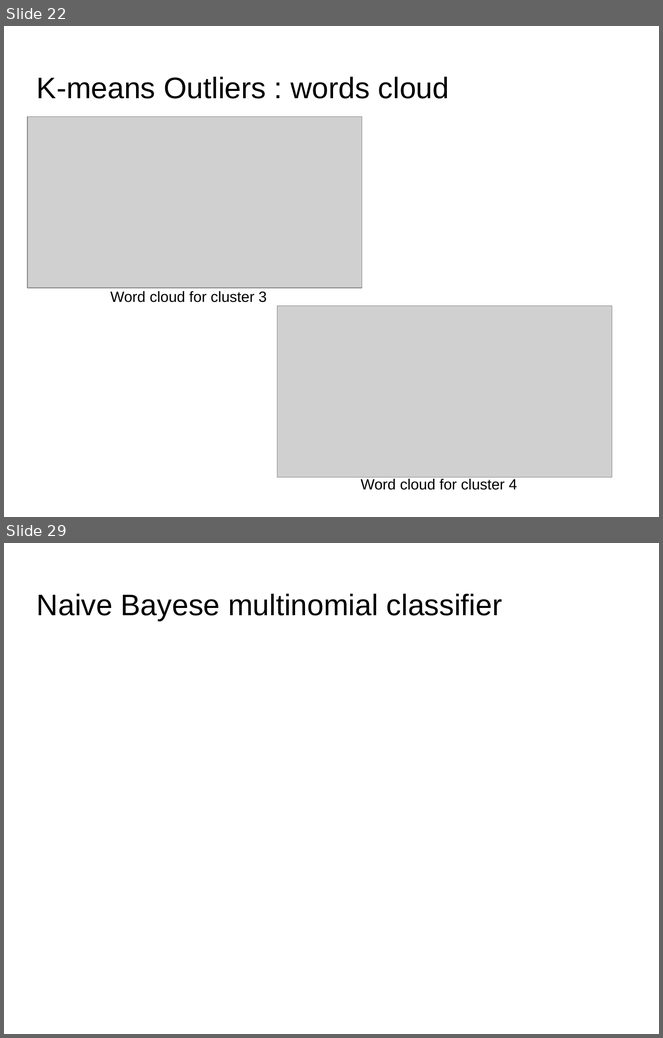
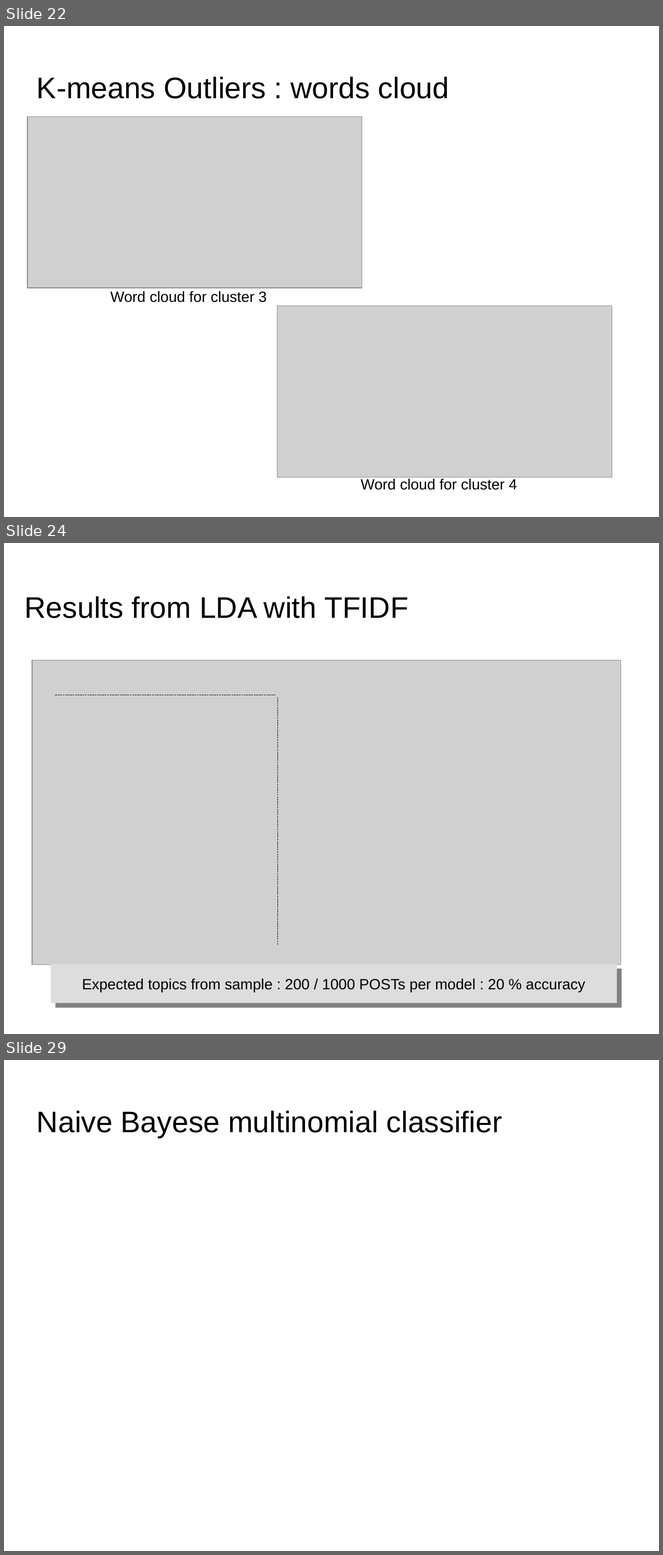
Before and after one commit to dataforcast/OC_Datascientist, a slide deck: P6/report/Openclassrooms_ParcoursDatascientist_P6-V1.odp. Shown one above the other, each under a label of ours: slides 22 and 29 before the commit, slides 22, 24 and 29 after it; the slides between them are not shown. The pictures are 663x1038 and 663x1555 pixels, drawn with LibreOffice and Linux fonts; fonts in the diff are those of the drawing; grey boxes stand for pictures; background and template pictures are left out. Boxes give left, top, right and bottom in pixels: in the first picture for what was removed or moved away, otherwise in the second. Text is boxed around its words. In the diff, an @@ line names an element or a change of style, - is before the commit and + after.

Commit message:
P6 : Unsupervized methods : LDA performances with TFIDF vectorization.

```diff
--- a/P6/report/Openclassrooms_ParcoursDatascientist_P6-V1.odp
+++ b/P6/report/Openclassrooms_ParcoursDatascientist_P6-V1.odp
@@ slide 24 added at [4, 543, 659, 1034], background picture (left out) @@
@@ title added at [25, 596, 409, 618], 36 pt, text #000000 @@
+Results from LDA with TFIDF
@@ picture added at [32, 660, 621, 965] @@
@@ line added from (55, 695) to (276, 695), #000000 0 pt @@
@@ line added from (278, 697) to (278, 945), #000000 0 pt @@
@@ rectangle added at [51, 965, 618, 1004], fill #DDDDDD, 18 pt, text #000000 @@
+Expected topics from sample : 200 / 1000 POSTs per model : 20 % accuracy
```
Also in this commit, not shown: 11 slides changed, 1 slide removed, 5 other files.
